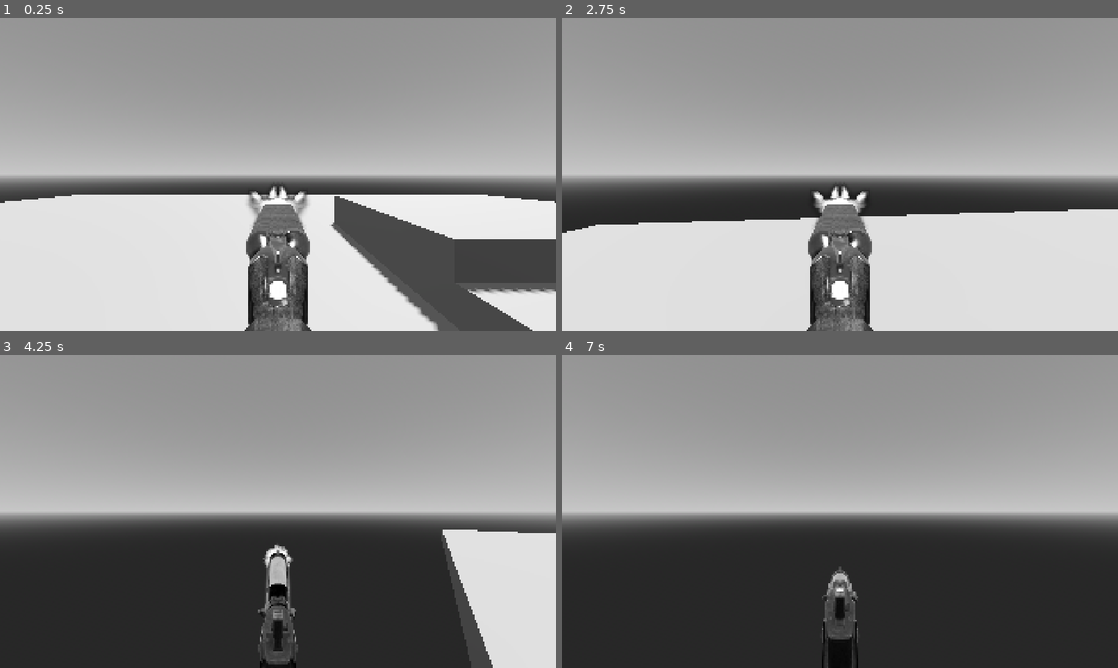
Above: before the commit, frames 1-4 (two rows, left to right).
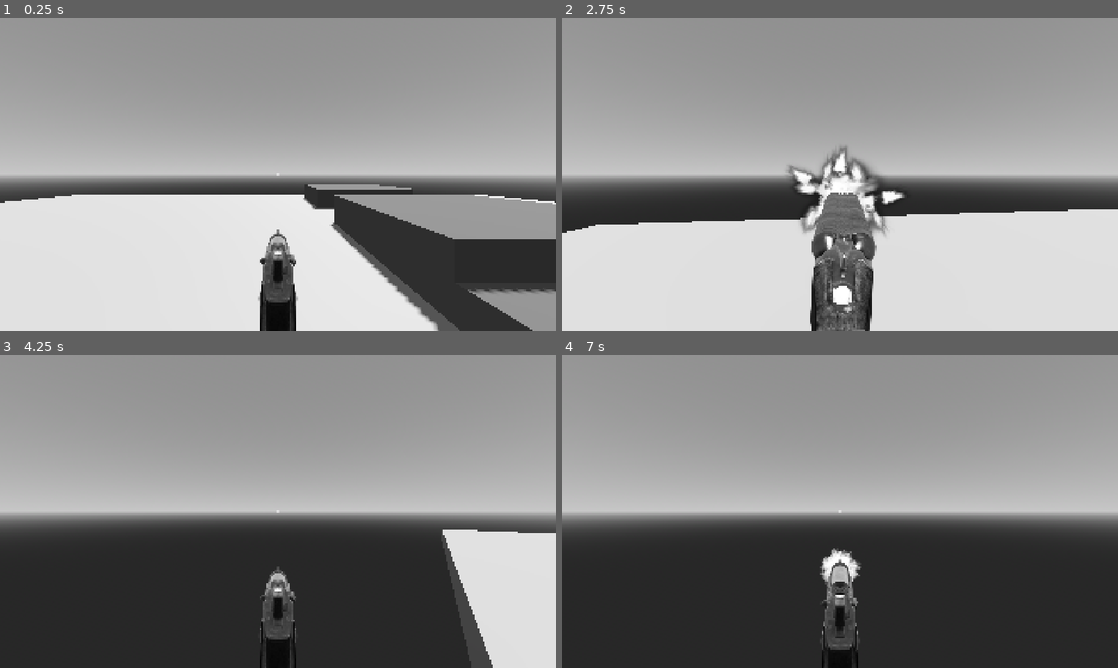
Above: after the commit, the same moments.

Repository: spheroidon/achromatic
Game: Godot game, scene res://scenes/dev_level.tscn
Same seed, same stepped clock (60 frames per second), same inputs: the game is played once before the commit and once after it.
Inputs (mouse positions are in pixels of both pictures, inside the frame that each line leads up to):
- Up to frame 1 (0.25 s): no input
- Up to frame 2 (2.75 s): tap Enter at 0.5 s; move the mouse to (962, 158) at 0.52 s; press the mouse at (962, 158) at 0.53 s; hold D (move_right) 0.53-1.28 s; move the mouse to (812, 174) at 1.27 s; release the mouse at (812, 174) at 1.28 s; hold W (move_forwards) from 1.28 s (still down); tap 1 (gun_0) at 1.35 s; click (812, 174) at 1.55 s; move the mouse to (851, 168) at 2.02 s; press the mouse at (851, 168) at 2.03 s; tap 2 (gun_1) at 2.1 s
- Up to frame 3 (4.25 s): keep holding W (move_forwards); move the mouse to (272, 517) at 2.77 s; release the mouse at (272, 517) at 2.78 s; tap Mouse wheel up (next_gun) at 2.85 s; click (272, 517) at 3.05 s; move the mouse to (316, 514) at 3.52 s; press the mouse at (316, 514) at 3.53 s; tap Mouse wheel down (previous_gun) at 3.6 s
- Up to frame 4 (7 s): move the mouse to (795, 508) at 4.27 s; release the mouse at (795, 508) at 4.28 s; tap Shift (run) at 4.35 s; click (795, 508) at 4.55 s; move the mouse to (845, 511) at 5.02 s; press the mouse at (845, 511) at 5.03 s; move the mouse to (817, 505) at 5.77 s; release W (move_forwards) at 5.78 s; release the mouse at (817, 505) at 5.78 s; hold D (move_right) 5.78-6.53 s; click (817, 505) at 5.85 s; tap Space at 6.5 s; move the mouse to (867, 511) at 6.52 s; press the mouse at (867, 511) at 6.53 s; hold W (move_forwards) from 6.53 s (still down); tap 1 (gun_0) at 6.6 s

The runs differ from the first frame. In frame 1, 15% of the frame differs, in the area x 44-100%, y 49-100%; in frame 2, 4.0%; in frame 3, 1.5%; in frame 4, 1.1%.

Commit message:
Initial ammo system, various gun improvements, crosshair

Diff:
--- a/assets/pistol/pistol.tres
+++ b/assets/pistol/pistol.tres
@@ -1,6 +1,7 @@
 [gd_resource type="SpriteFrames" format=3 uid="uid://n8v37whadm7"]
 
 [ext_resource type="Texture2D" uid="uid://dd0noc0sfq266" path="res://assets/pistol/pistol_base.png" id="1_cc3qq"]
+[ext_resource type="Texture2D" uid="uid://dxco628h3nwlk" path="res://assets/pistol/pistol_empty.png" id="2_cc3qq"]
 [ext_resource type="Texture2D" uid="uid://cg83x0l26co51" path="res://assets/pistol/pistol_shoot_1.png" id="2_xyv2r"]
 [ext_resource type="Texture2D" uid="uid://cp8kysco85st8" path="res://assets/pistol/pistol_shoot_2.png" id="3_cffys"]
 
@@ -16,9 +17,17 @@
 }, {
 "frames": [{
 "duration": 1.0,
+"texture": ExtResource("2_cc3qq")
+}],
+"loop": 0,
+"name": &"empty",
+"speed": 2.0
+}, {
+"frames": [{
+"duration": 1.0,
 "texture": ExtResource("2_xyv2r")
 }, {
-"duration": 0.5,
+"duration": 1.0,
 "texture": ExtResource("3_cffys")
 }],
 "loop": 0,
--- a/assets/shotgun/shotgun.tres
+++ b/assets/shotgun/shotgun.tres
@@ -1,6 +1,7 @@
 [gd_resource type="SpriteFrames" format=3 uid="uid://d107mmirjhjs3"]
 
 [ext_resource type="Texture2D" uid="uid://bs6gtodandbgt" path="res://assets/shotgun/shotgun_base.png" id="1_eb0xw"]
+[ext_resource type="Texture2D" uid="uid://dkvw173upyn3n" path="res://assets/shotgun/shotgun_empty.png" id="2_0mjtx"]
 [ext_resource type="Texture2D" uid="uid://b0ergn1am1j78" path="res://assets/shotgun/shotgun_shoot_1.png" id="2_hdh7l"]
 [ext_resource type="Texture2D" uid="uid://b4n1defuykyl6" path="res://assets/shotgun/shotgun_shoot_2.png" id="3_0mjtx"]
 [ext_resource type="Texture2D" uid="uid://dqq11nvmc8wlk" path="res://assets/shotgun/shotgun_shoot_3.png" id="4_vlad1"]
@@ -20,6 +21,14 @@
 "loop": 1,
 "name": &"default",
 "speed": 12.0
+}, {
+"frames": [{
+"duration": 1.2,
+"texture": ExtResource("2_0mjtx")
+}],
+"loop": 0,
+"name": &"empty",
+"speed": 3.0
 }, {
 "frames": [{
 "duration": 1.4,
@@ -46,7 +55,7 @@
 "duration": 0.9,
 "texture": ExtResource("9_hb2oo")
 }, {
-"duration": 0.35,
+"duration": 0.4,
 "texture": ExtResource("10_8yc2o")
 }],
 "loop": 0,
--- a/objects/character.gd
+++ b/objects/character.gd
@@ -8,14 +8,34 @@
 	{
 		"name": "Pistol",
 		"sprites": preload("res://assets/pistol/pistol.tres"),
-		"cooldown": 0.45
+		"cooldown": 0.45,
+		"ammo_type": 0,
+		"ammo_per_shot": 1
 	},
 	{
 		"name": "Shotgun",
 		"sprites": preload("res://assets/shotgun/shotgun.tres"),
-		"cooldown": 1.4
+		"cooldown": 1.4,
+		"ammo_type": 1,
+		"ammo_per_shot": 2
 	}
 ]
+
+const AMMO_TYPES = [
+	{
+		"name": "Bullets",
+		"max_amount": 200,
+		"starting_amount": 50
+	},
+	{
+		"name": "Shells",
+		"max_amount": 50,
+		"starting_amount": 8
+	}
+]
+
+var ammo: Array[int] = []
+
 var target_gun_index = 0
 var gun_index = 0
 var current_shoot_cooldown: float = 0.0
@@ -27,6 +47,8 @@
 @onready var stair_handler: CollisionShape3D = $StairHandler
 
 func _ready():
+	for ammo_type in AMMO_TYPES:
+		ammo.append(ammo_type["starting_amount"])
 	switch_gun()
 
 func _process(delta: float):
@@ -35,7 +57,7 @@
 		current_shoot_cooldown -= delta
 
 	# Animations
-	if not gun_image.is_playing() and gun_image.current_animation == "shoot":
+	if not gun_image.is_playing() and gun_image.current_animation != "default":
 		gun_image.play("default")
 
 	# Gun Switching
@@ -51,13 +73,22 @@
 		target_gun_index = 0
 	if Input.is_action_just_pressed("gun_1"):
 		target_gun_index = 1
-	if current_shoot_cooldown <= 0:
+	if current_shoot_cooldown <= 0 and gun_index != target_gun_index:
 		switch_gun()
 
 	# Shooting
 	if Input.is_action_pressed("shoot") and current_shoot_cooldown <= 0:
-		current_shoot_cooldown = GUNS[gun_index]["cooldown"]
-		gun_image.play("shoot")
+		shoot()
+
+func shoot():
+		var gun = GUNS[gun_index]
+		if ammo[gun["ammo_type"]] >= gun["ammo_per_shot"]:
+			ammo[gun["ammo_type"]] -= gun["ammo_per_shot"]
+			current_shoot_cooldown = gun["cooldown"]
+			gun_image.play("shoot")
+		else:
+			current_shoot_cooldown = 0.6
+			gun_image.play("empty")
 
 func _unhandled_input(event: InputEvent) -> void:
 	if event is InputEventMouseButton:
--- a/objects/gun_image.gd
+++ b/objects/gun_image.gd
@@ -33,6 +33,7 @@
 	frame_delta = 0.0
 	current_animation = animation_name
 	_get_animation_data(current_animation)
+	texture = _get_next_frame()
 	playing = true
 
 func resume():
@@ -53,8 +54,9 @@
 	var frame_count = sprites.get_frame_count(current_animation)
 	if frame_index >= frame_count:
 		if not sprites.get_animation_loop(current_animation):
-			frame_index -= 1
+			frame_index = frame_count-1
 			playing = false
+			return sprites.get_frame_texture(current_animation,frame_index)
 		else:
 			frame_index = 0
 	_get_animation_data(current_animation)
--- a/objects/player.tscn
+++ b/objects/player.tscn
@@ -4,6 +4,7 @@
 [ext_resource type="Texture2D" uid="uid://b0ergn1am1j78" path="res://assets/shotgun/shotgun_shoot_1.png" id="2_nmc1l"]
 [ext_resource type="Script" uid="uid://ly5w11s2rltn" path="res://objects/gun_image.gd" id="3_uxov2"]
 [ext_resource type="SpriteFrames" uid="uid://d107mmirjhjs3" path="res://assets/shotgun/shotgun.tres" id="4_nmc1l"]
+[ext_resource type="Texture2D" uid="uid://bym0hdy4e4w2x" path="res://assets/crosshair/crosshair_dot.png" id="5_f46kd"]
 
 [sub_resource type="SeparationRayShape3D" id="SeparationRayShape3D_pmfrs"]
 length = 0.6
@@ -53,3 +54,19 @@
 script = ExtResource("3_uxov2")
 sprites = ExtResource("4_nmc1l")
 auto_play = true
+
+[node name="Crosshair" type="TextureRect" parent="Guns/Control" unique_id=911274008]
+layout_mode = 1
+anchors_preset = 8
+anchor_left = 0.5
+anchor_top = 0.5
+anchor_right = 0.5
+anchor_bottom = 0.5
+offset_left = -64.0
+offset_top = -64.0
+offset_right = 64.0
+offset_bottom = 64.0
+grow_horizontal = 2
+grow_vertical = 2
+texture = ExtResource("5_f46kd")
+stretch_mode = 3
--- a/scenes/dev_level.tscn
+++ b/scenes/dev_level.tscn
@@ -16,7 +16,11 @@
 background_mode = 2
 sky = SubResource("Sky_i675q")
 
+[sub_resource type="StandardMaterial3D" id="StandardMaterial3D_g3pss"]
+albedo_color = Color(0.37, 0.37, 0.37, 1)
+
 [sub_resource type="BoxMesh" id="BoxMesh_pmfrs"]
+material = SubResource("StandardMaterial3D_g3pss")
 size = Vector3(5, 1, 5)
 
 [sub_resource type="ConcavePolygonShape3D" id="ConcavePolygonShape3D_i675q"]
@@ -58,6 +62,15 @@
 [node name="CollisionShape3D" type="CollisionShape3D" parent="Box2/StaticBody3D" unique_id=1947974262]
 shape = SubResource("ConcavePolygonShape3D_i675q")
 
+[node name="Box3" type="MeshInstance3D" parent="." unique_id=1025670820]
+transform = Transform3D(1, 0, 0, 0, 1, 0, 0, 0, 1, 4.401, 1, -13.228477)
+mesh = SubResource("BoxMesh_pmfrs")
+
+[node name="StaticBody3D" type="StaticBody3D" parent="Box3" unique_id=1158036967]
+
+[node name="CollisionShape3D" type="CollisionShape3D" parent="Box3/StaticBody3D" unique_id=830629523]
+shape = SubResource("ConcavePolygonShape3D_i675q")
+
 [node name="Floor" type="MeshInstance3D" parent="." unique_id=277734886]
 mesh = SubResource("BoxMesh_o1l2c")
 
Binary file added: assets/crosshair/crosshair_dot.png
Not shown, added: assets/crosshair/crosshair_dot.png.import
Binary file added: assets/crosshair/crosshair_x.png
Not shown, added: assets/crosshair/crosshair_x.png.import
Binary file added: assets/pistol/pistol_empty.png
Not shown, added: assets/pistol/pistol_empty.png.import
Binary file added: assets/shotgun/shotgun_empty.png
Not shown, added: assets/shotgun/shotgun_empty.png.import
